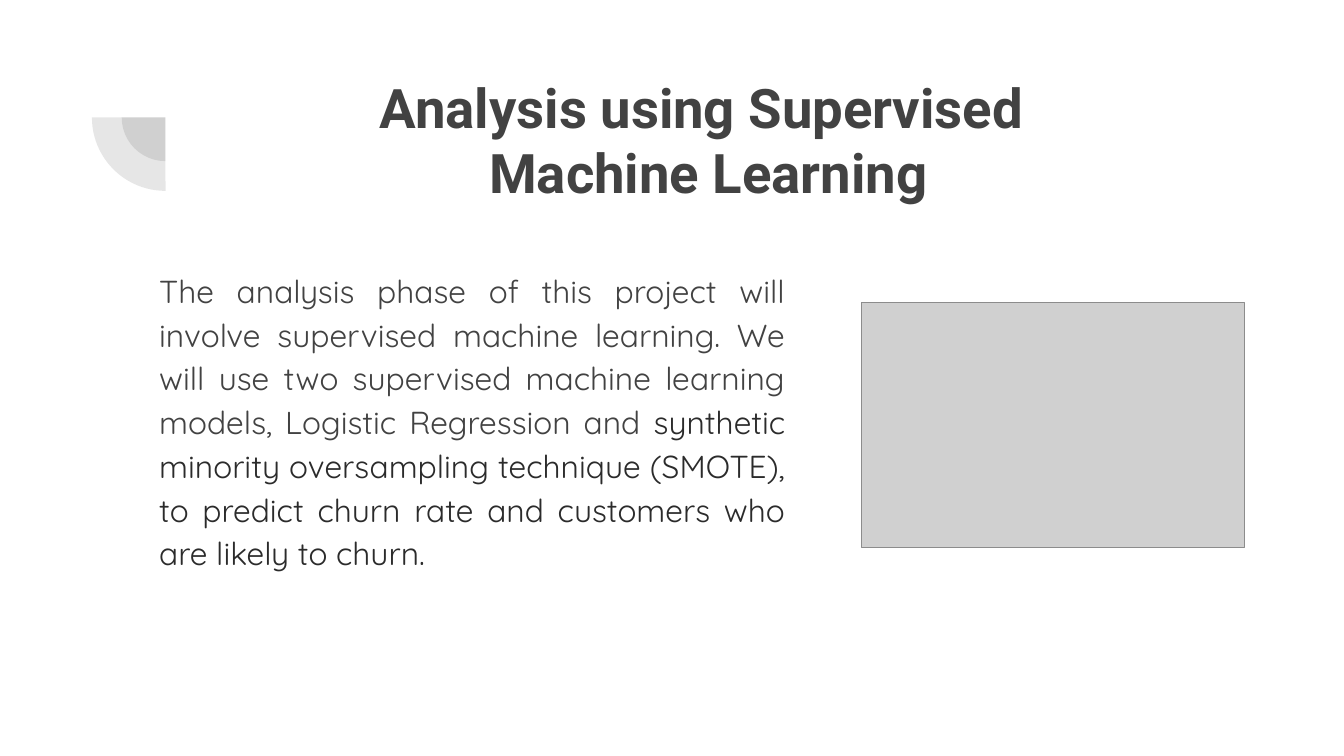
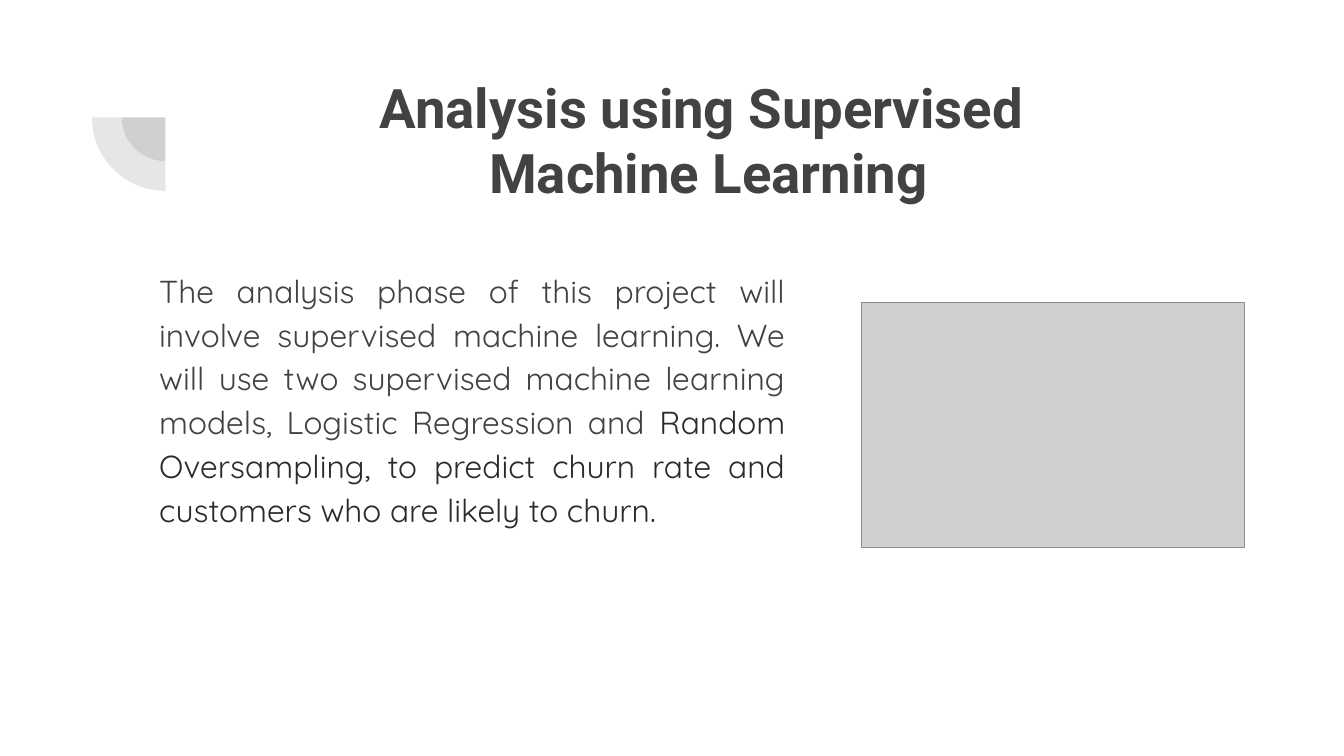
Before and after one commit to KHembrick/The_Final_Project, a slide deck: slide 6 of Project Presentation.pptx. Drawn at 1344x756 pixels with LibreOffice and Linux fonts; fonts in the diff are those of the drawing; grey boxes stand for pictures. Boxes give left, top, right and bottom in pixels: in the first picture for what was removed or moved away, otherwise in the second. Text is boxed around its words. In the diff, an @@ line names an element or a change of style, - is before the commit and + after.

```diff
--- a/Project Presentation.pptx
+++ b/Project Presentation.pptx
@@ text at [159,279,785,529]: text changed @@
-The analysis phase of this project will involve supervised machine learning. We will use two supervised machine learning models, Logistic Regression and synthetic minority oversampling technique (SMOTE), to predict churn rate and customers who are likely to churn.
+The analysis phase of this project will involve supervised machine learning. We will use two supervised machine learning models, Logistic Regression and Random Oversampling, to predict churn rate and customers who are likely to churn.
```
Also in this commit, not shown: 3 slides added, 1 other file.
